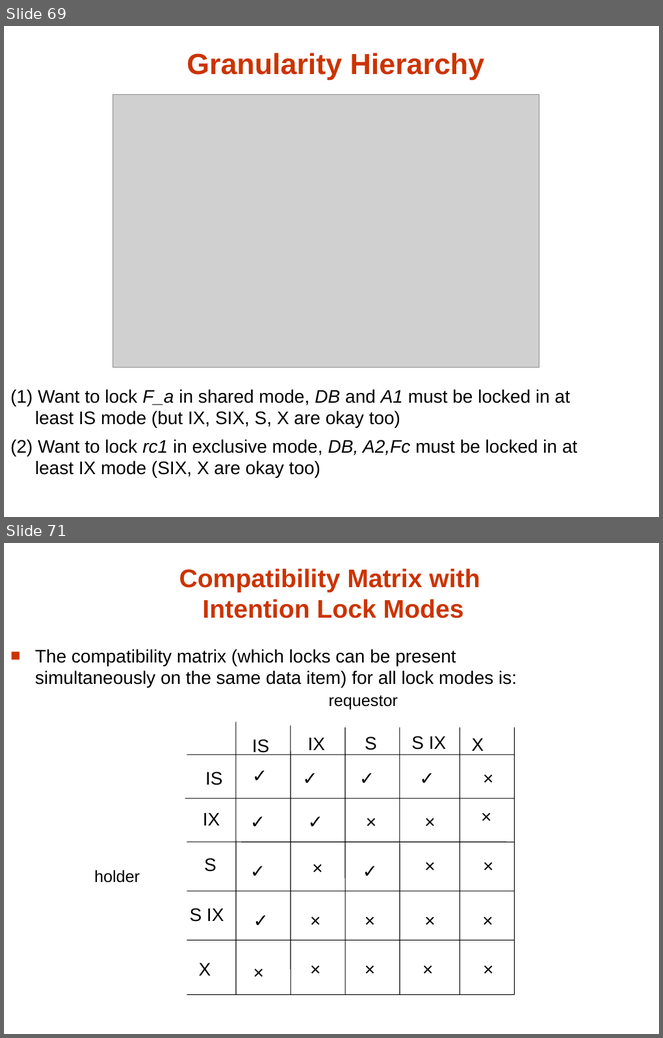
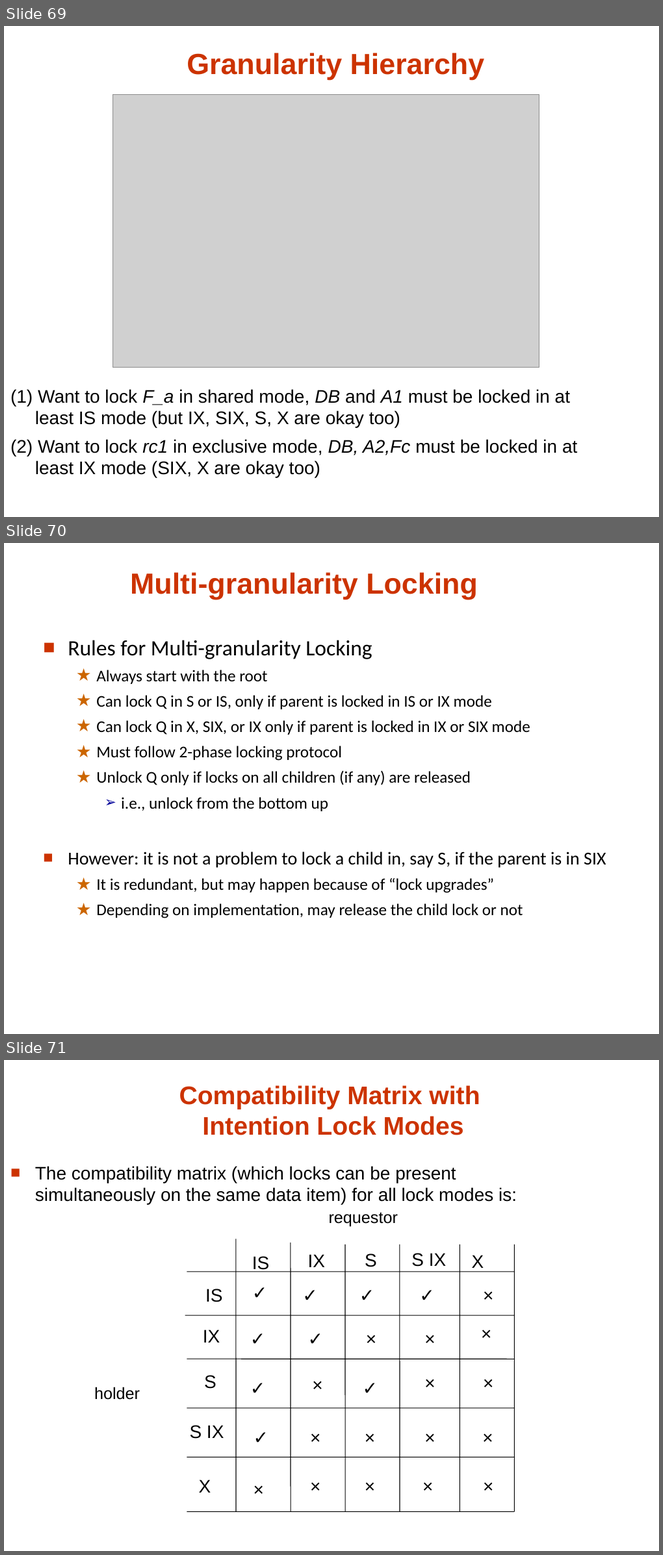
Before and after one commit to umddb/cmsc424-fall2021, a slide deck: Slides/06-Transactions.pptx. Shown one above the other, each under a label of ours: slides 69 and 71 before the commit, slides 69, 70 and 71 after it; the slides between them are not shown. The pictures are 663x1038 and 663x1555 pixels, drawn with LibreOffice and Linux fonts; fonts in the diff are those of the drawing; grey boxes stand for pictures. Boxes give left, top, right and bottom in pixels: in the first picture for what was removed or moved away, otherwise in the second. Text is boxed around its words. In the diff, an @@ line names an element or a change of style, - is before the commit and + after.

```diff
--- a/Slides/06-Transactions.pptx
+++ b/Slides/06-Transactions.pptx
@@ slide 70 added at <box>4,543,659,1034</box>, background #FFFFFF @@
@@ title added at <box>130,572,478,600</box>, 32 pt, text #CC3300, bold @@
+Multi-granularity Locking
@@ text added at <box>68,640,606,919</box>, 18 pt, text #000000 @@
+■ Rules for Multi-granularity Locking
+  ★ Always start with the root
+  ★ Can lock Q in S or IS, only if parent is locked in IS or IX mode
+  ★ Can lock Q in X, SIX, or IX only if parent is locked in IX or SIX mode
+  ★ Must follow 2-phase locking protocol
+  ★ Unlock Q only if locks on all children (if any) are released
+    ➢ i.e., unlock from the bottom up
+■ However: it is not a problem to lock a child in, say S, if the parent is in SIX
+  ★ It is redundant, but may happen because of “lock upgrades”
+  ★ Depending on implementation, may release the child lock or not
```
Also in this commit, not shown: 14 slides changed, 25 other slides added, 5 slides removed.
